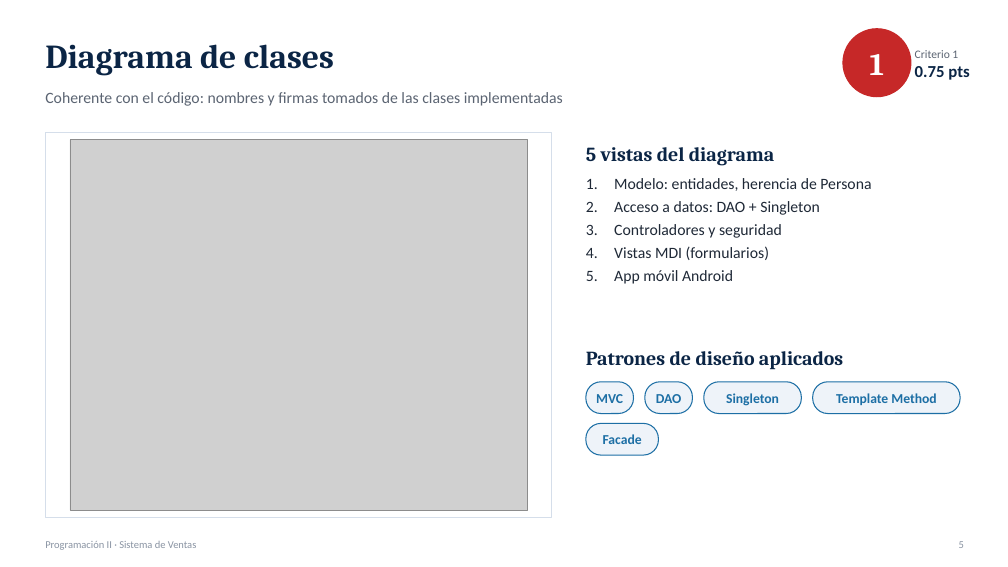
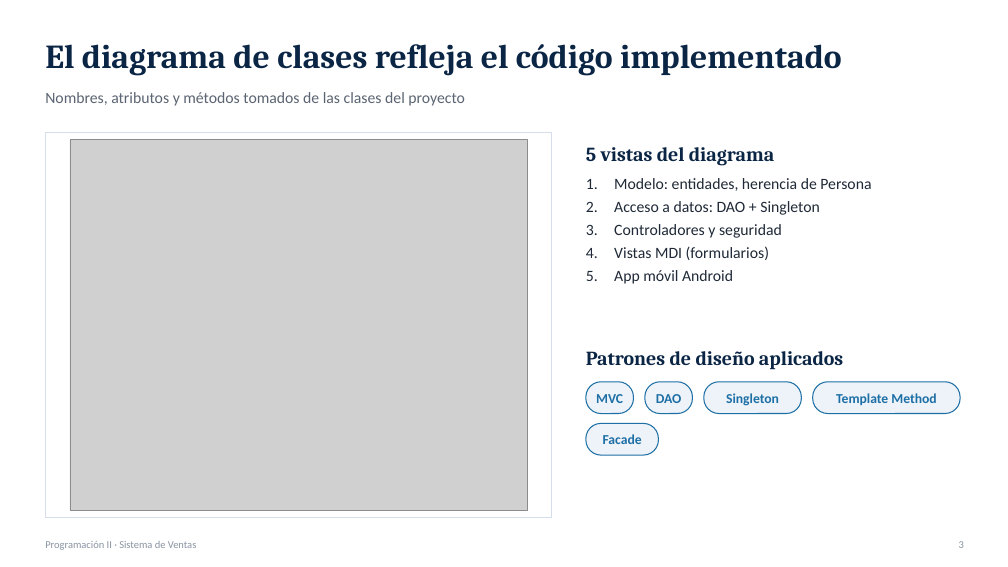
Before and after one commit to jzetinob/sistema-ventas, a slide deck: slide 3 of tareas/07-revision-avance-proyecto/presentacion-avance-sistema-ventas.pptx (slide 5 before the commit). Drawn at 1008x567 pixels with LibreOffice and Linux fonts; fonts in the diff are those of the drawing; grey boxes stand for pictures. Boxes give left, top, right and bottom in pixels: in the first picture for what was removed or moved away, otherwise in the second. Text is boxed around its words. In the diff, an @@ line names an element or a change of style, - is before the commit and + after.

```diff
--- a/tareas/07-revision-avance-proyecto/presentacion-avance-sistema-ventas.pptx
+++ b/tareas/07-revision-avance-proyecto/presentacion-avance-sistema-ventas.pptx
@@ ellipse removed at [843,29,911,97] @@
@@ text at [45,44,842,76]: text changed @@
-Diagrama de clases
+El diagrama de clases refleja el código implementado
@@ text removed at [870,54,884,75] @@
-1
@@ text removed at [915,50,969,80] @@
-Criterio 1
-0.75 pts
@@ text at [45,92,465,106]: text changed @@
-Coherente con el código: nombres y firmas tomados de las clases implementadas
+Nombres, atributos y métodos tomados de las clases del proyecto
```
Also in this commit, not shown: 8 other slides changed, 6 slides removed, 2 other files.
